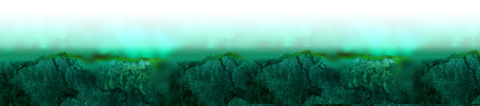
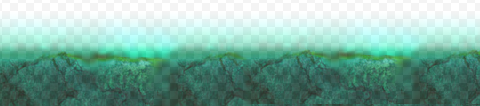
Layered file, before and after one edit (480 x 106). Changes by layer:
removed layer "图层 8" over [0, 12, 480, 106]
added layer "图层 1" above "图层 0" over [0, 0, 480, 106]
added layer "图层 0" over [0, 12, 480, 106]
